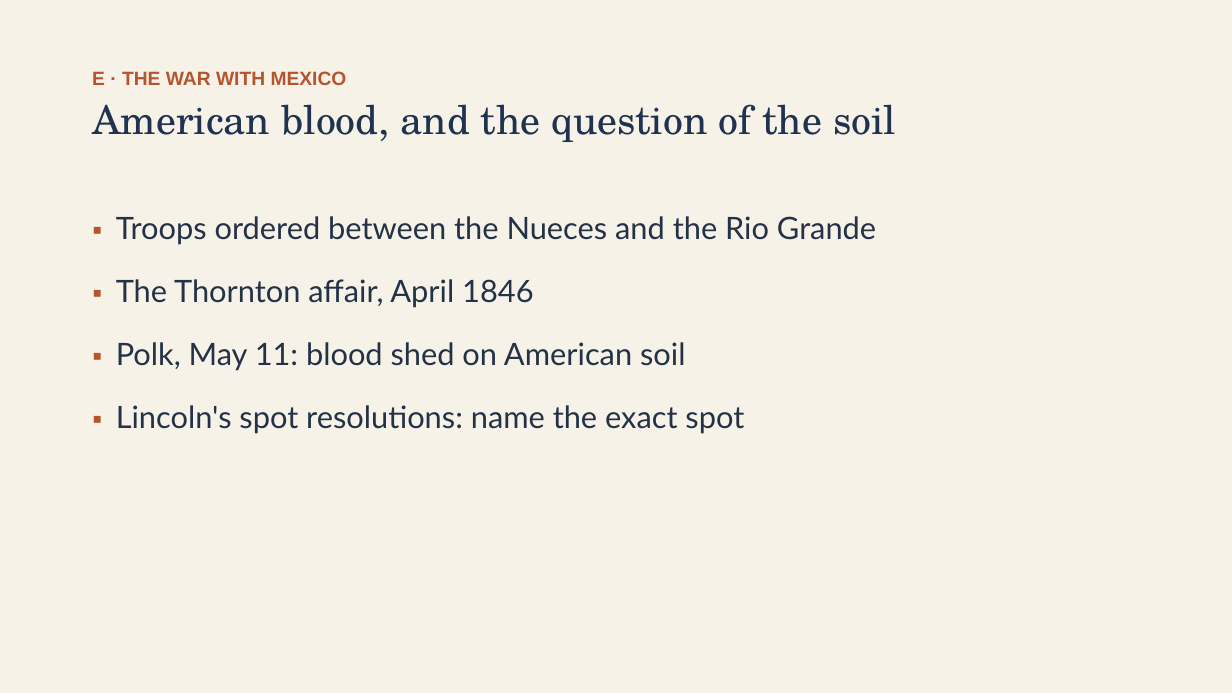
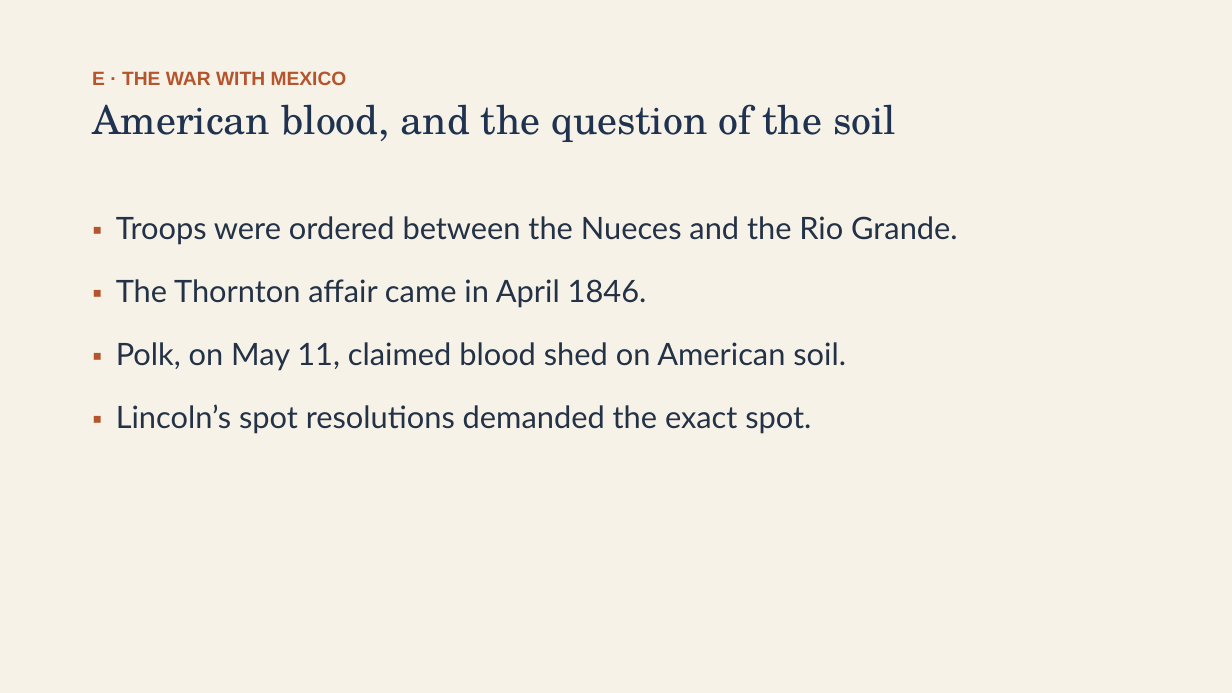
Before and after one commit to ab17gthb/humanities-curriculum-group, a slide deck: slide 16 of early-republic/lesson-08/lesson-08-slides.pptx. Drawn at 1232x693 pixels with LibreOffice and Linux fonts; fonts in the diff are those of the drawing. Boxes give left, top, right and bottom in pixels: in the first picture for what was removed or moved away, otherwise in the second. Text is boxed around its words. In the diff, an @@ line names an element or a change of style, - is before the commit and + after.

```diff
--- a/early-republic/lesson-08/lesson-08-slides.pptx
+++ b/early-republic/lesson-08/lesson-08-slides.pptx
@@ text at (116, 216, 958, 434): text changed @@
-▪ Troops ordered between the Nueces and the Rio Grande
-▪ The Thornton affair, April 1846
-▪ Polk, May 11: blood shed on American soil
-▪ Lincoln's spot resolutions: name the exact spot
+▪ Troops were ordered between the Nueces and the Rio Grande.
+▪ The Thornton affair came in April 1846.
+▪ Polk, on May 11, claimed blood shed on American soil.
+▪ Lincoln’s spot resolutions demanded the exact spot.
```
Also in this commit, not shown: 12 other slides changed, 6 other files.
